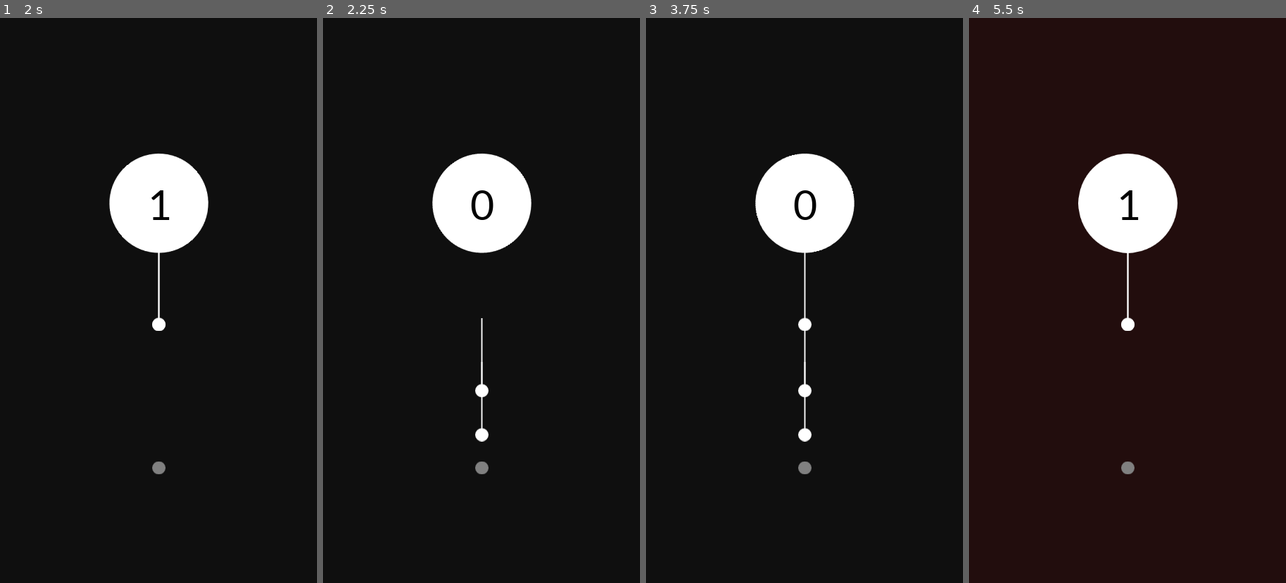
Above: before the commit, frames 1-4 (left to right).
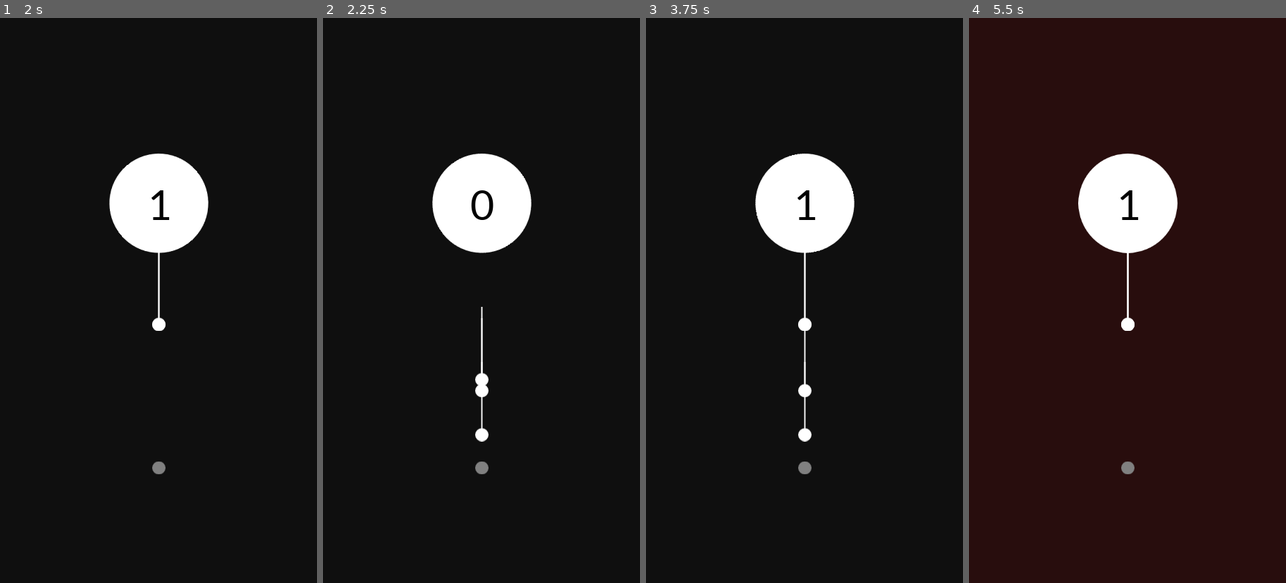
Above: after the commit, the same moments.

Repository: Ajver/aa
Game: Godot game, scene res://Game/Game.tscn
The game is run twice, just before and just after one commit, with the same random seed, the same clock (stepped at 60 frames per second) and the same inputs.
Inputs (mouse positions are in pixels of both pictures, inside the frame that each line leads up to):
- Up to frame 1 (2 s): move the mouse to (228, 272) at 0.52 s; tap Space (shot) at 0.6, 1.35 s; click (228, 272) at 0.67 s; move the mouse to (95, 328) at 1.27 s; click (95, 328) at 1.42 s
- Up to frame 2 (2.25 s): tap Enter at 2 s; move the mouse to (513, 176) at 2.02 s; tap Space (shot) at 2.1 s; click (513, 176) at 2.17 s
- Up to frame 3 (3.75 s): move the mouse to (788, 413) at 2.77 s; tap Space (shot) at 2.85, 3.5, 3.6 s; click (788, 413) at 2.92 s; move the mouse to (899, 385) at 3.52 s; click (899, 385) at 3.67 s
- Up to frame 4 (5.5 s): move the mouse to (1032, 215) at 4.27 s; tap Space (shot) at 4.35, 5.1 s; click (1032, 215) at 4.42 s; tap Enter at 5 s; move the mouse to (1143, 300) at 5.02 s; click (1143, 300) at 5.17 s

Frame 1 is identical in both runs. In frame 2, 0.2% of the frame differs, in the area x 34-66%, y 24-65%; in frame 3, 0.3%, in the area x 34-66%, y 24-56%; in frame 4, less than 0.1%.

Commit message:
Make game run on mobile

Diff:
--- a/Game/Game.gd
+++ b/Game/Game.gd
@@ -14,7 +14,7 @@
 	connect("reload_game", $PinSpawner, "_on_reload_game")
 	is_game_running = true
 
-func _process(delta):
+func _input(event):
 	if Input.is_action_just_pressed("exit_game"):
 		get_tree().quit()
 
@@ -24,7 +24,7 @@
 	if not can_reload_game:
 		return
 
-	if Input.is_action_just_pressed("shot"):
+	if Input.is_action_just_pressed("shot") or event is InputEventScreenTouch and event.is_pressed():
 		is_game_running = true
 		emit_signal("reload_game")
 
